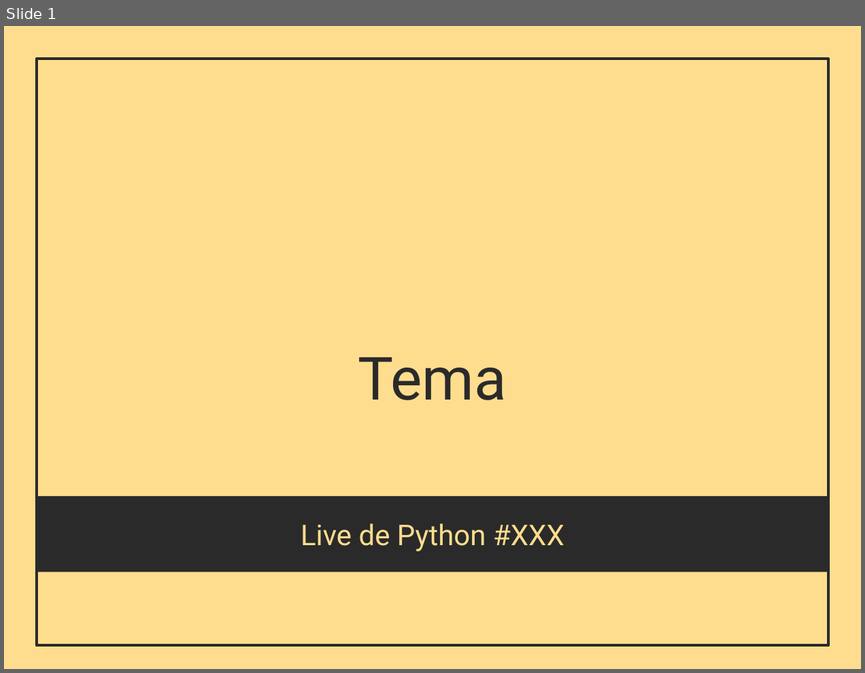
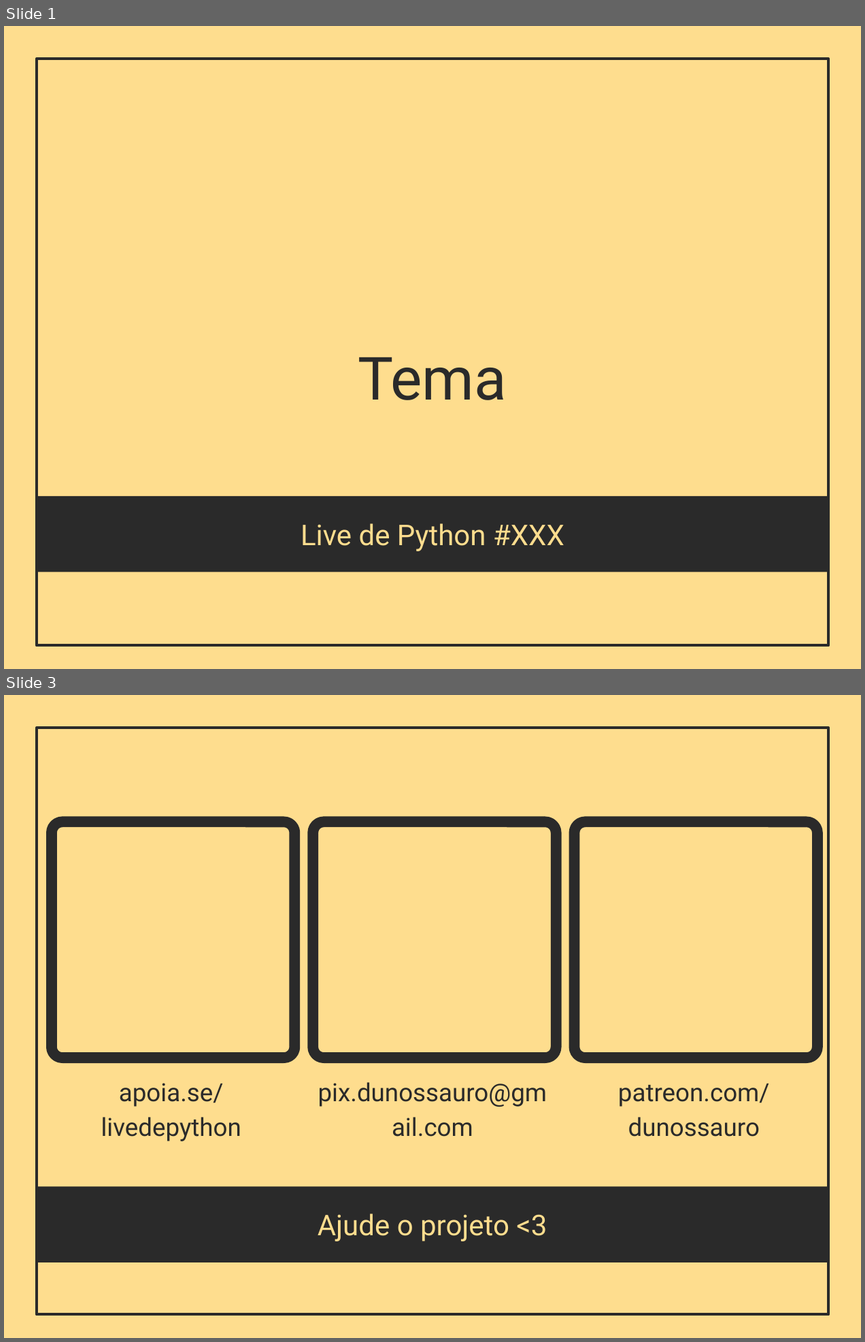
Before and after one commit to dunossauro/live-de-python, a slide deck: stuff/template_de_slides/tema-live-de-python-3-4.pptx. Shown one above the other, each under a label of ours: slide 1 before the commit, slides 1 and 3 after it; the slides between them are not shown. The pictures are 865x673 and 865x1342 pixels, drawn with LibreOffice and Linux fonts; fonts in the diff are those of the drawing; background and template pictures are left out. Boxes give left, top, right and bottom in pixels: in the first picture for what was removed or moved away, otherwise in the second. Text is boxed around its words. In the diff, an @@ line names an element or a change of style, - is before the commit and + after.

```diff
--- a/stuff/template_de_slides/tema-live-de-python-3-4.pptx
+++ b/stuff/template_de_slides/tema-live-de-python-3-4.pptx
@@ slide 3 added at (x1=4, y1=695, x2=861, y2=1338), background #FEDD8E; not listed: 1 template element that a slide beside it also shows @@
@@ rounded rectangle added at (x1=52, y1=821, x2=295, y2=1057), outline #2A2A2A 9 pt @@
@@ rounded rectangle added at (x1=313, y1=821, x2=555, y2=1057), outline #2A2A2A 9 pt @@
@@ rounded rectangle added at (x1=574, y1=821, x2=817, y2=1057), outline #2A2A2A 9 pt @@
@@ text added at (x1=318, y1=1082, x2=547, y2=1136), 21 pt, text #2A2A2A @@
+pix.dunossauro@gmail.com
@@ text added at (x1=101, y1=1083, x2=241, y2=1141), 21 pt, text #2A2A2A @@
+apoia.se/livedepython
@@ text added at (x1=618, y1=1083, x2=770, y2=1136), 21 pt, text #2A2A2A @@
+patreon.com/dunossauro
@@ rectangle added at (x1=37, y1=1186, x2=828, y2=1261), fill #2A2A2A @@
@@ text added at (x1=317, y1=1213, x2=547, y2=1241), 24 pt, text #FEDD8E @@
+Ajude o projeto <3
```
Also in this commit, not shown: 1 slide removed, 1 other file.
